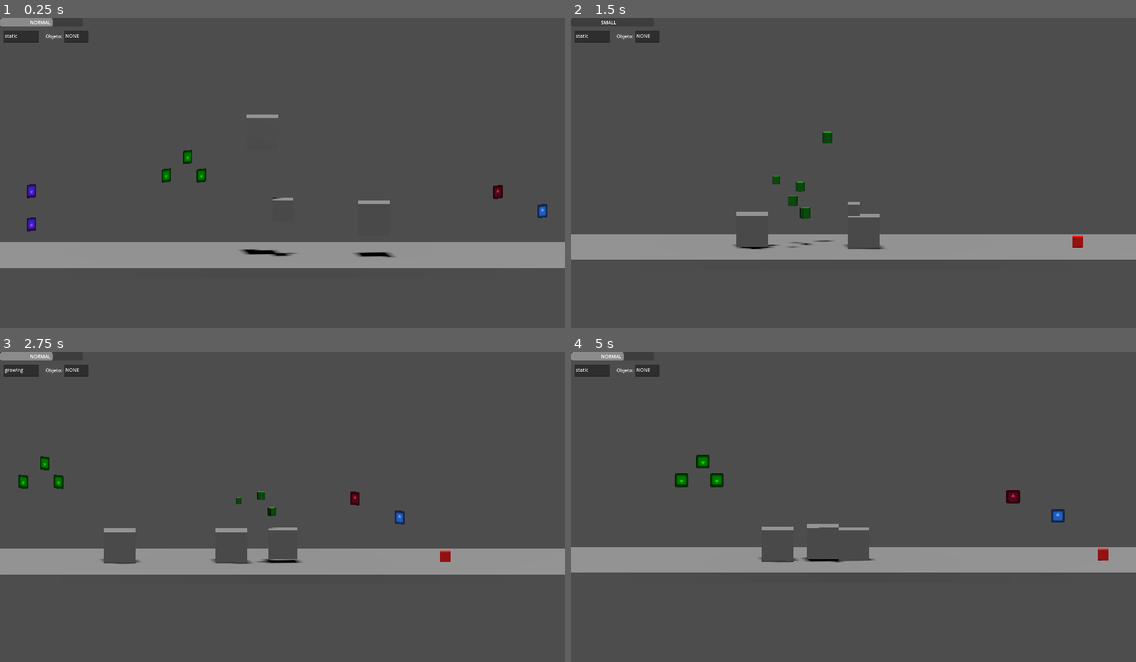
Above: before the commit, frames 1-4 (two rows, left to right).
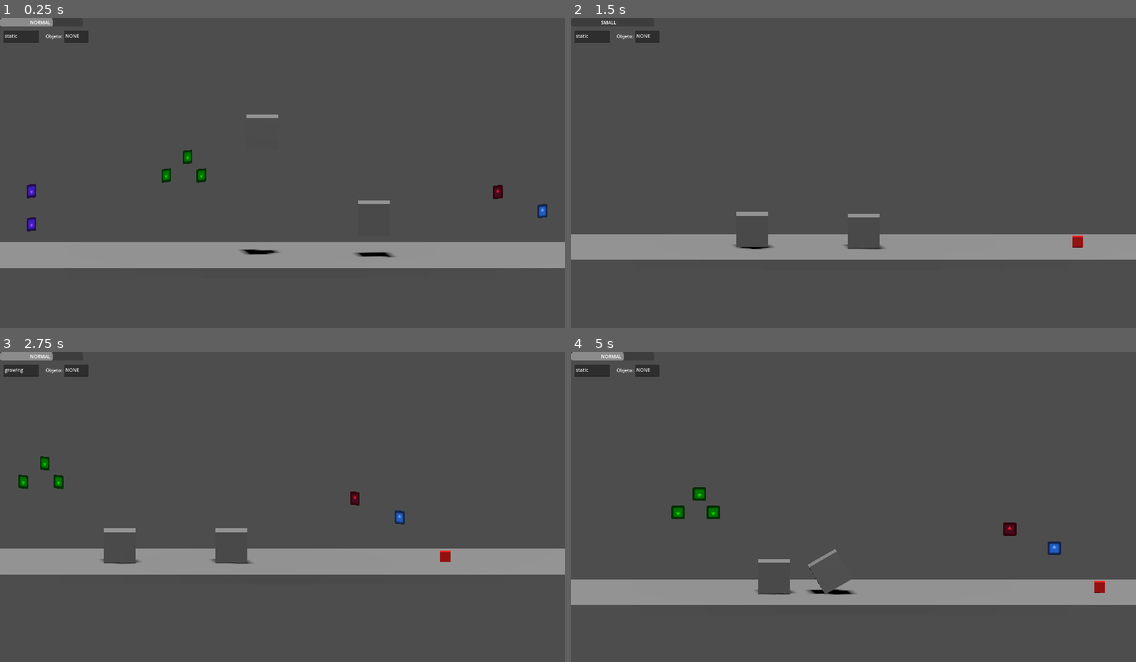
Above: after the commit, the same moments.

Repository: Isaac-Salas/GameOff2023
Game: Godot game, scene res://Levels/LevelTest.tscn
The game is run twice, just before and just after one commit, with the same random seed, the same clock (stepped at 60 frames per second) and the same inputs. The engine's default icon, where the game draws it, is replaced by a stand-in: a white triangle on a blue panel in a dark square.
Inputs:
- Up to frame 1 (0.25 s): no input
- Up to frame 2 (1.5 s): tap Enter (ui_accept) at 0.5, 0.77 s; hold Right (ui_right) 0.53-1.28 s; hold X 0.53-1.28 s; hold Down (ui_down) from 1.28 s (still down); tap Z at 1.35 s
- Up to frame 3 (2.75 s): tap Enter (ui_accept) at 1.52 s; release Down (ui_down) at 2.03 s; hold Right (ui_right) from 2.03 s (still down); hold C from 2.03 s (still down)
- Up to frame 4 (5 s): release Right (ui_right) at 2.78 s; release C at 2.78 s; hold Up (ui_up) 2.78-3.53 s; tap X at 2.85 s; tap Enter (ui_accept) at 3.02, 3.77, 4.52 s; hold Z 3.53-4.28 s; hold Left (ui_left) from 3.53 s (still down); tap C at 4.35 s

The runs differ from the first frame. In frame 1, less than 0.1% of the frame differs, in the area x 47-53%, y 57-77%; in frame 2, 0.4%; in frame 3, 0.4%; in frame 4, 16%, in the area x 0-100%, y 33-82%.

Commit message:
Upper Hitbox fix
Upper hitbox was colliding with the left one, creating a weird wiggle effect when trying to push objects

Diff:
--- a/Player/PlayerTest.tscn
+++ b/Player/PlayerTest.tscn
@@ -39,7 +39,7 @@
 size = Vector3(0.1, 2, 2)
 
 [sub_resource type="BoxShape3D" id="BoxShape3D_qpuui"]
-size = Vector3(2, 0.1, 1)
+size = Vector3(1.9, 0.1, 1)
 
 [sub_resource type="SphereShape3D" id="SphereShape3D_u7xq5"]
 radius = 1.82538
@@ -76,9 +76,12 @@
 bind/0/pose = Transform3D(1, 0, 0, 0, 1, 0, 0, 0, 1, 0, 0, 0)
 
 [node name="Player" type="CharacterBody3D"]
+axis_lock_linear_z = true
+axis_lock_angular_z = true
 script = ExtResource("1_20tws")
 
 [node name="MeshInstance3D" type="MeshInstance3D" parent="."]
+visible = false
 mesh = SubResource("BoxMesh_wml4e")
 
 [node name="CollisionShape3D" type="CollisionShape3D" parent="."]
@@ -137,7 +140,7 @@
 axis_lock_angular_z = true
 can_sleep = false
 freeze = true
-linear_velocity = Vector3(-5, 5, 0)
+linear_velocity = Vector3(5, 0, 0)
 
 [node name="CollisionShape3D" type="CollisionShape3D" parent="ColisionArriba"]
 shape = SubResource("BoxShape3D_qpuui")
@@ -149,6 +152,7 @@
 
 [node name="GPUParticles3D" type="GPUParticles3D" parent="."]
 transform = Transform3D(1, 0, 0, 0, 1, 0, 0, 0, 1, 0, 0.715751, 0)
+visible = false
 layers = 3
 sorting_use_aabb_center = false
 material_overlay = SubResource("StandardMaterial3D_a0527")
